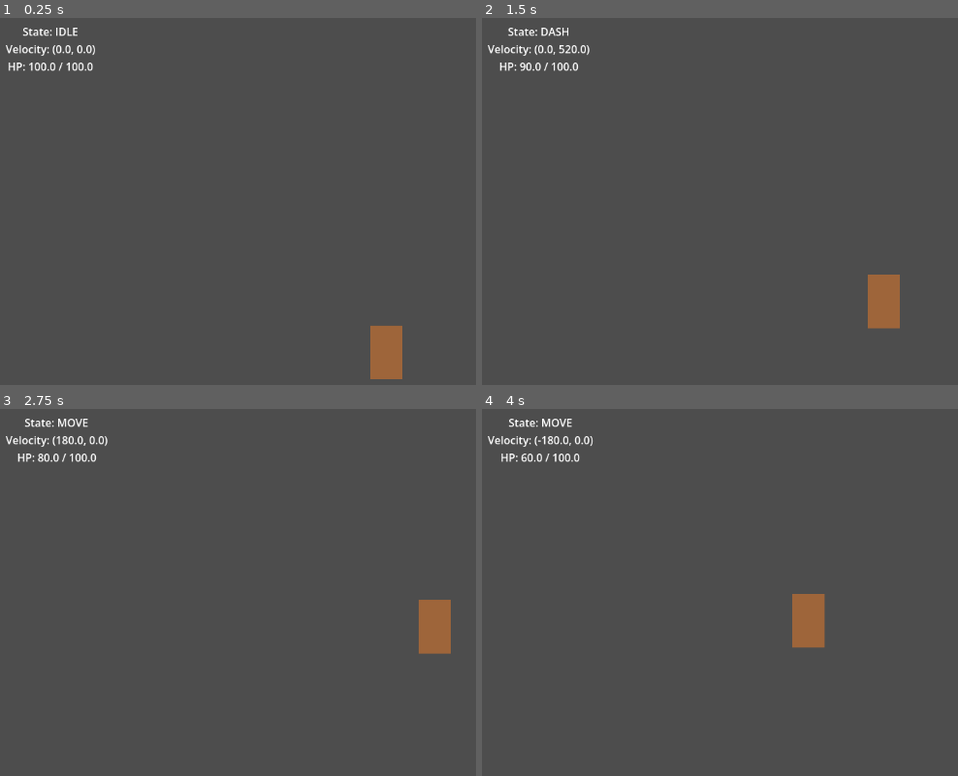
Above: before the commit, frames 1-4 (two rows, left to right).
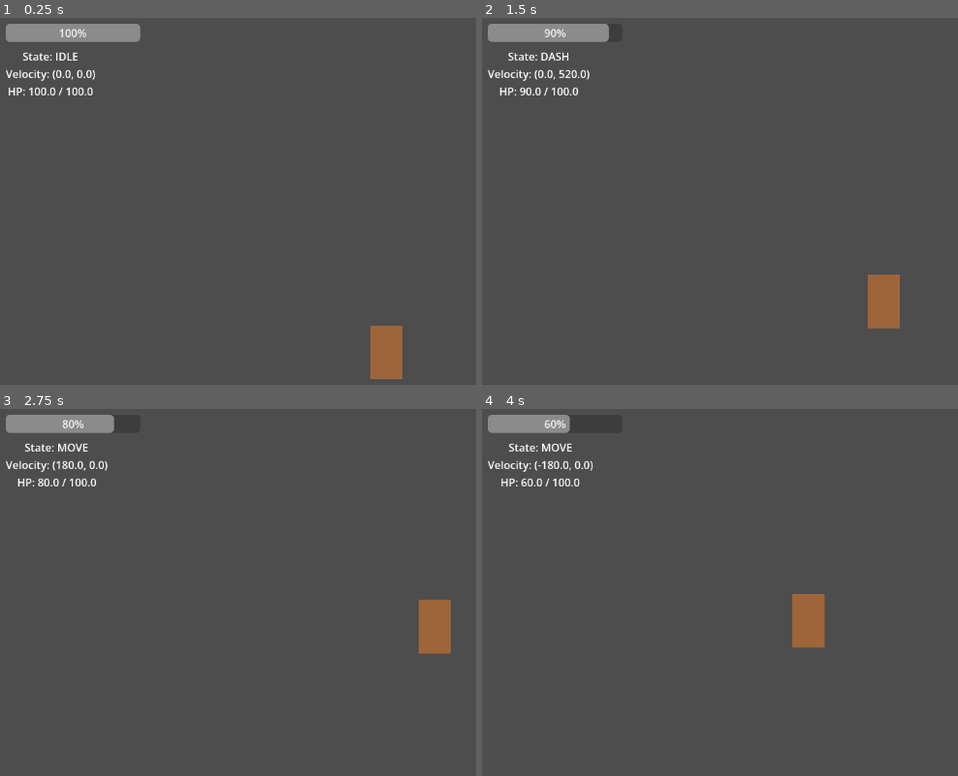
Above: after the commit, the same moments.

Repository: SafiaNassiri/Dark_ARPG
Game: Godot game, scene res://scenes/world/TestScene.tscn
Two runs of this game, one before a commit and one after it. Both use one fixed random seed, a clock stepped at 60 frames per second and the inputs below.
Inputs:
- Up to frame 1 (0.25 s): no input
- Up to frame 2 (1.5 s): tap Enter (ui_accept) at 0.5, 0.77 s; hold D (move_right) 0.53-1.28 s; tap Shift (dash) at 0.6, 1.35 s; hold S (move_down) from 1.28 s (still down)
- Up to frame 3 (2.75 s): tap Enter (ui_accept) at 1.52 s; release S (move_down) at 2.03 s; hold D (move_right) from 2.03 s (still down); tap Shift (dash) at 2.1 s
- Up to frame 4 (4 s): release D (move_right) at 2.78 s; hold W (move_up) 2.78-3.53 s; tap Shift (dash) at 2.85, 3.6 s; tap Enter (ui_accept) at 3.02, 3.77 s; hold A (move_left) from 3.53 s (still down)

The runs differ from the first frame. In frame 1, 2.3% of the frame differs, in the area x 1-30%, y 1-22%; in frame 2, 2.2%; in frame 3, 2.1%; in frame 4, 1.8%.

Commit message:
feat: add HUD with HP bar wired to health system signals

Diff:
--- a/scenes/world/TestScene.tscn
+++ b/scenes/world/TestScene.tscn
@@ -2,6 +2,7 @@
 
 [ext_resource type="PackedScene" uid="uid://dm6r48uinqwea" path="res://scenes/Player.tscn" id="1_lw1hy"]
 [ext_resource type="Script" uid="uid://dhpn6uxmb2efa" path="res://scripts/label.gd" id="1_tjlks"]
+[ext_resource type="Script" uid="uid://cox7ost0lwdos" path="res://scripts/ui/HUD.gd" id="3_wpu2o"]
 
 [sub_resource type="RectangleShape2D" id="RectangleShape2D_lw1hy"]
 size = Vector2(800, 600)
@@ -25,9 +26,24 @@
 
 [node name="Label" type="Label" parent="CanvasLayer" unique_id=1962779664]
 offset_left = 10.0
-offset_top = 10.0
+offset_top = 47.0
 offset_right = 50.0
-offset_bottom = 33.0
+offset_bottom = 70.0
 horizontal_alignment = 1
 vertical_alignment = 1
 script = ExtResource("1_tjlks")
+
+[node name="HUD" type="Control" parent="CanvasLayer" unique_id=514583398]
+layout_mode = 3
+anchors_preset = 0
+offset_right = 40.0
+offset_bottom = 40.0
+script = ExtResource("3_wpu2o")
+
+[node name="HPBar" type="ProgressBar" parent="CanvasLayer/HUD" unique_id=1414711458]
+layout_mode = 0
+offset_left = 10.0
+offset_top = 10.0
+offset_right = 210.0
+offset_bottom = 37.0
+value = 100.0
--- /dev/null
+++ b/scripts/ui/HUD.gd
@@ -0,0 +1,39 @@
+extends Control
+
+@onready var hp_bar: ProgressBar = $HPBar
+
+var player: CharacterBody2D
+var health: Node
+
+
+func _ready() -> void:
+	await get_tree().process_frame
+	await get_tree().process_frame
+
+	player = get_tree().get_first_node_in_group("player")
+	print("Player: ", player)
+
+	if player == null:
+		push_error("HUD: No node found in group 'player'.")
+		return
+
+	health = player.get_node_or_null("Health")
+	print("Health: ", health)
+
+	if health == null:
+		push_error("HUD: No Health node on Player.")
+		return
+
+	health.health_changed.connect(_on_health_changed)
+	hp_bar.max_value = health.max_health
+	hp_bar.value = health.current_health
+
+	print("HUD connected successfully")
+
+
+# SIGNAL HANDLERS
+
+func _on_health_changed(current: float, maximum: float) -> void:
+	print("HP changed: ", current, " / ", maximum)
+	hp_bar.max_value = maximum
+	hp_bar.value = current
Not shown, added: scripts/ui/HUD.gd.uid
